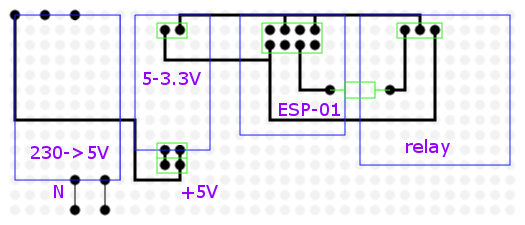
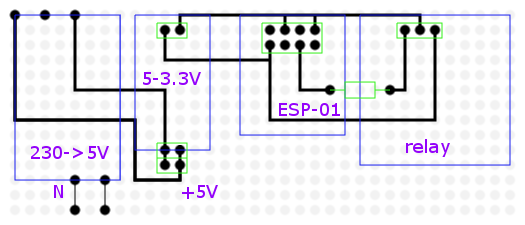
Before/after of a w=525, h=225 layered artwork. What changed in the layer stack:
painted on "traces" over [13, 19, 182, 182]
